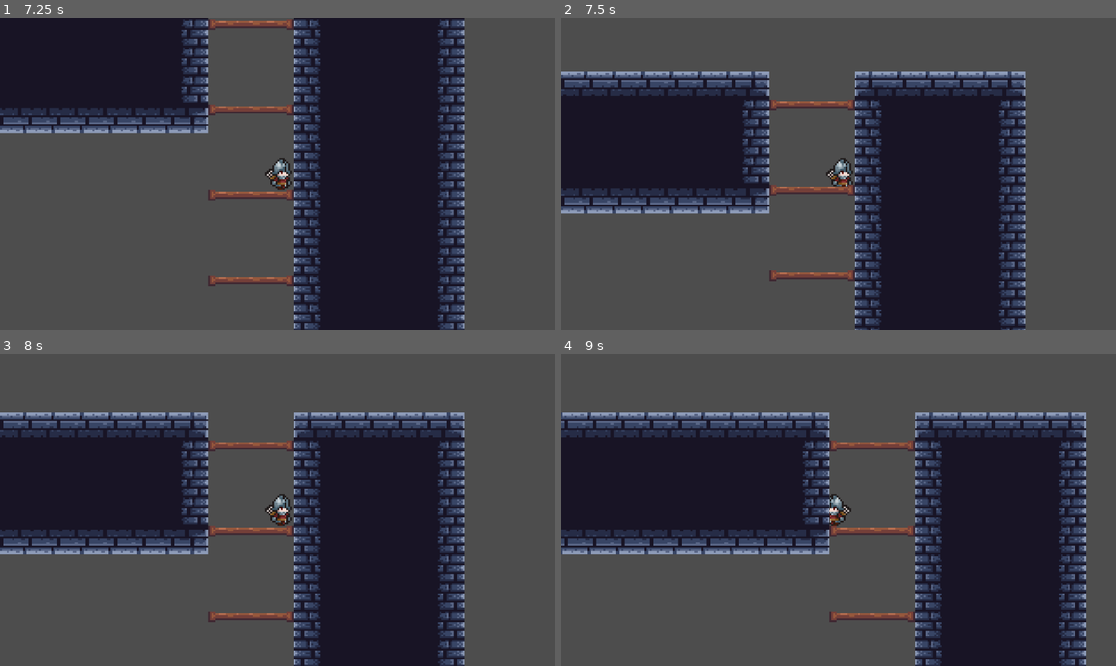
Above: before the commit, frames 1-4 (two rows, left to right).
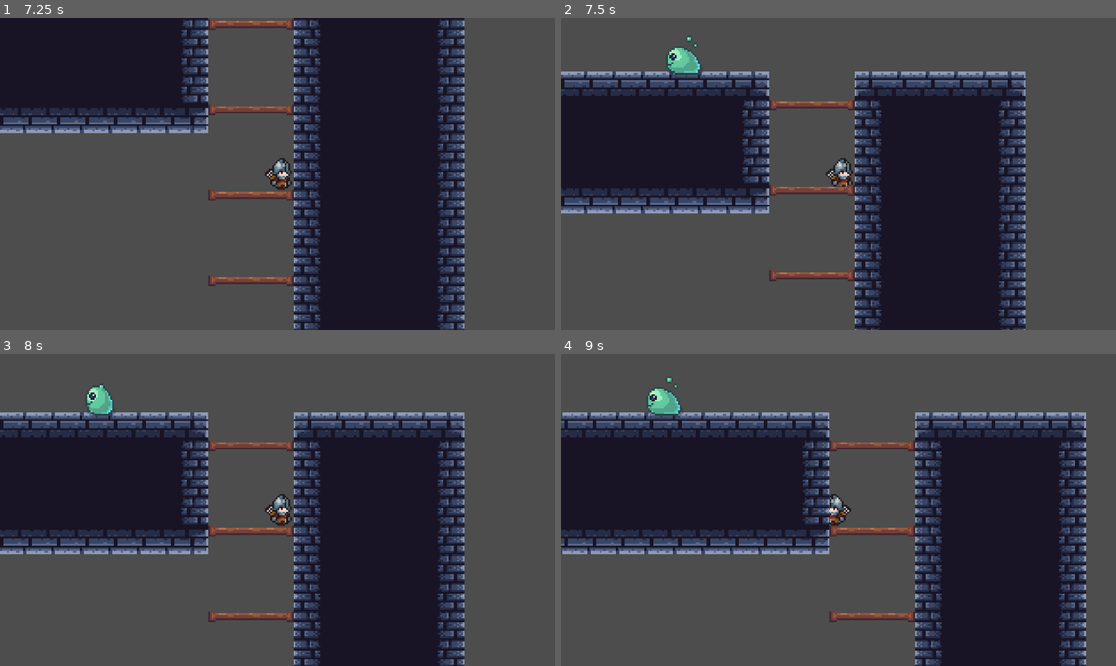
Above: after the commit, the same moments.

Repository: Roonaldo100/GameDev
Game: Godot game, scene res://Assets/Scenes/gameplay.tscn
Two runs of this game, one before a commit and one after it. Both use one fixed random seed, a clock stepped at 60 frames per second and the inputs below.
Inputs:
- Up to frame 1 (7.25 s): tap Enter (ui_accept) at 0.5, 0.77, 1.52, 3.02, 3.77, 4.52, 5.75, 6.02, 6.5, 6.77 s; hold Right (ui_right) 0.53-2.03 s; hold Left (ui_left) 2.03-4.28 s; hold Right (ui_right) from 4.28 s (still down)
- Up to frame 2 (7.5 s): keep holding Right (ui_right); tap Enter (ui_accept) at 7.25 s
- Up to frame 3 (8 s): keep holding Right (ui_right); tap Enter (ui_accept) at 7.52 s
- Up to frame 4 (9 s): release Right (ui_right) at 8.03 s; hold Left (ui_left) from 8.03 s (still down)

Frame 1 is identical in both runs. In frame 2, 0.5% of the frame differs, in the area x 18-26%, y 5-19%; in frame 3, 0.4%; in frame 4, 0.5%, in the area x 15-23%, y 7-21%.

Commit message:
working enemy animation and movement

Diff:
--- a/Assets/Scenes/Areas/area_1.tscn
+++ b/Assets/Scenes/Areas/area_1.tscn
@@ -1,6 +1,7 @@
-[gd_scene load_steps=2 format=3 uid="uid://eoc4ydamw56p"]
+[gd_scene load_steps=3 format=3 uid="uid://eoc4ydamw56p"]
 
 [ext_resource type="PackedScene" uid="uid://dt28rtp7lwtq0" path="res://Assets/Scenes/AreaFunctionality/area_template.tscn" id="1_uidp5"]
+[ext_resource type="PackedScene" uid="uid://2oor6y7b1il5" path="res://Assets/Scenes/slime.tscn" id="2_3uyhe"]
 
 [node name="Area1" instance=ExtResource("1_uidp5")]
 
@@ -11,4 +12,7 @@
 [node name="PlayerStartPosition" parent="." index="1"]
 position = Vector2(-24, -72)
 
+[node name="Enemy" parent="." index="2" instance=ExtResource("2_3uyhe")]
+position = Vector2(8, -288)
+
 [connection signal="body_entered" from="TileMap2/Door" to="TileMap2/Door" method="_on_body_entered"]
--- a/Assets/Scenes/slime.tscn
+++ b/Assets/Scenes/slime.tscn
@@ -1,6 +1,9 @@
-[gd_scene load_steps=6 format=3 uid="uid://2oor6y7b1il5"]
+[gd_scene load_steps=9 format=3 uid="uid://2oor6y7b1il5"]
 
+[ext_resource type="Script" uid="uid://b035iuu7nwh7l" path="res://Assets/Scripts/enemy_controller.gd" id="1_fqgy7"]
 [ext_resource type="Texture2D" uid="uid://di26ehvskabb5" path="res://Assets/Sprites/Slime1_Walk_full.png" id="1_jc4hl"]
+[ext_resource type="Script" uid="uid://cgq07yprh2pn3" path="res://Assets/Scripts/enemy_animator.gd" id="2_pj667"]
+[ext_resource type="Texture2D" uid="uid://bmf7esxnma53c" path="res://Assets/Sprites/Soldier.png" id="3_6lmee"]
 
 [sub_resource type="Animation" id="Animation_fqgy7"]
 resource_name = "walk"
@@ -44,9 +47,18 @@
 [sub_resource type="RectangleShape2D" id="RectangleShape2D_qp8j0"]
 size = Vector2(11, 10)
 
-[node name="Enemy" type="CharacterBody2D"]
+[node name="Enemy" type="CharacterBody2D" node_paths=PackedStringArray("edge_ray", "wall_ray")]
+collision_layer = 8
+collision_mask = 6
+script = ExtResource("1_fqgy7")
+edge_ray = NodePath("Rays/EdgeRay")
+wall_ray = NodePath("Rays/WallRay")
 
-[node name="EnemyAnimator" type="Node2D" parent="."]
+[node name="EnemyAnimator" type="Node2D" parent="." node_paths=PackedStringArray("enemy_controller", "animation_player", "sprite")]
+script = ExtResource("2_pj667")
+enemy_controller = NodePath("..")
+animation_player = NodePath("AnimationPlayer")
+sprite = NodePath("Sprite2D")
 
 [node name="Sprite2D" type="Sprite2D" parent="EnemyAnimator"]
 texture = ExtResource("1_jc4hl")
@@ -59,15 +71,29 @@
 }
 
 [node name="CollisionShape2D" type="CollisionShape2D" parent="."]
-position = Vector2(0.5, 2)
+position = Vector2(1, 1)
 shape = SubResource("RectangleShape2D_qp8j0")
 
 [node name="Rays" type="Node2D" parent="."]
 
 [node name="EdgeRay" type="RayCast2D" parent="Rays"]
-position = Vector2(14, 8)
-target_position = Vector2(0, 9)
+position = Vector2(15, 0)
+target_position = Vector2(8, 0)
+collision_mask = 6
+
+[node name="Sprite2D" type="Sprite2D" parent="Rays/EdgeRay"]
+visible = false
+texture = ExtResource("3_6lmee")
+region_enabled = true
+region_rect = Rect2(440, 336, 32, 24)
 
 [node name="WallRay" type="RayCast2D" parent="Rays"]
-position = Vector2(14, 0)
-target_position = Vector2(11, 0)
+position = Vector2(15, 7)
+target_position = Vector2(0, 7)
+collision_mask = 6
+
+[node name="Sprite2D" type="Sprite2D" parent="Rays/WallRay"]
+visible = false
+texture = ExtResource("3_6lmee")
+region_enabled = true
+region_rect = Rect2(440, 432, 24, 32)
--- a/Assets/Scripts/enemy_animator.gd
+++ b/Assets/Scripts/enemy_animator.gd
@@ -11,6 +11,4 @@
 		sprite.flip_h = true
 
 	if abs(enemy_controller.velocity.x) > 0:
-		animation_player.play("move")
-	else:
-		animation_player.play("idle")
+		animation_player.play("walk")
--- a/Assets/Scripts/enemy_controller.gd
+++ b/Assets/Scripts/enemy_controller.gd
@@ -31,7 +31,7 @@
 	# Reposition the RayCast2D node itself to be in front of the enemy
 	var offset_x = 10.0 * direction
 	edge_ray.position.x = offset_x
-	edge_ray.target_position = Vector2(0, 20.0)  # x postition, y position
+	edge_ray.target_position = Vector2(0, 10.0)  # x postition, y position
 	wall_ray.target_position = Vector2(10.0 * direction, 0.0)
 
 	if is_on_floor() and not edge_ray.is_colliding():
--- a/project.godot
+++ b/project.godot
@@ -26,12 +26,18 @@
 "events": [Object(InputEventKey,"resource_local_to_scene":false,"resource_name":"","device":0,"window_id":0,"alt_presse …(194 unchanged characters)…
 ]
 }
+sword={
+"deadzone": 0.2,
+"events": [Object(InputEventKey,"resource_local_to_scene":false,"resource_name":"","device":0,"window_id":0,"alt_pressed":false,"shift_pressed":false,"ctrl_pressed":false,"meta_pressed":false,"pressed":false,"keycode":0,"physical_keycode":90,"key_label":0,"unicode":0,"location":0,"echo":false,"script":null)
+]
+}
 
 [layer_names]
 
 2d_physics/layer_1="Player"
 2d_physics/layer_2="Ground"
 2d_physics/layer_3="OneWayGround"
+2d_physics/layer_4="Enemy"
 
 [rendering]
 
Not shown, added: Assets/Scripts/enemy_animator.gd.uid
